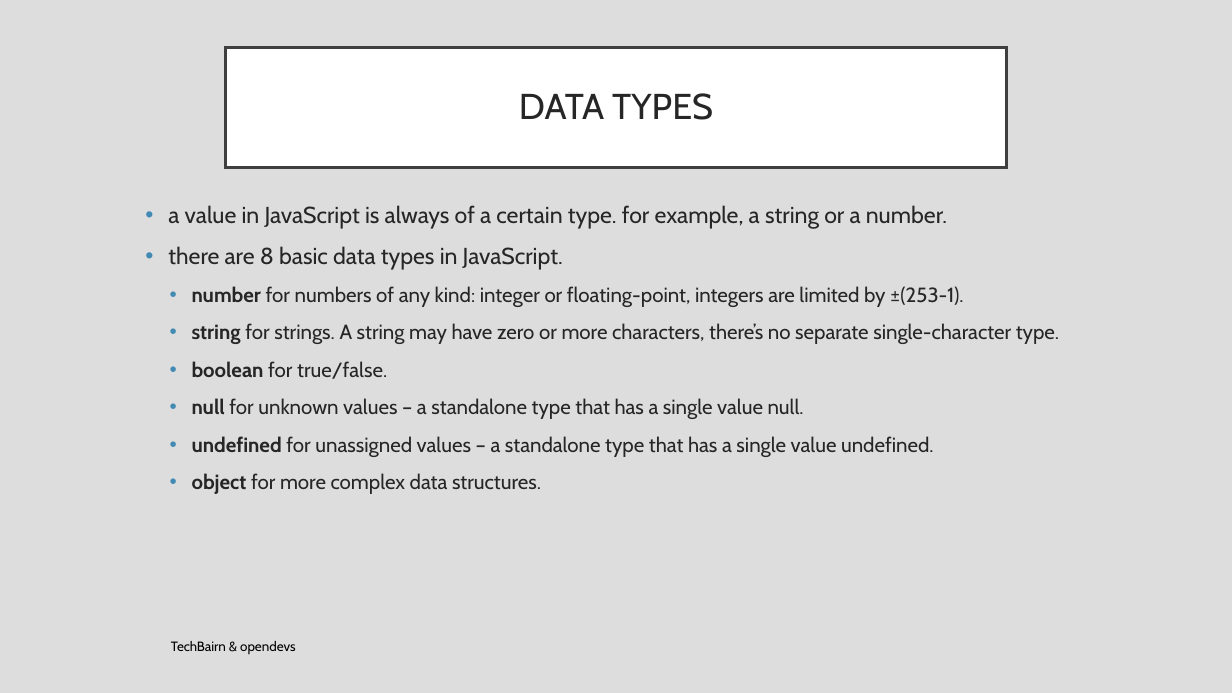
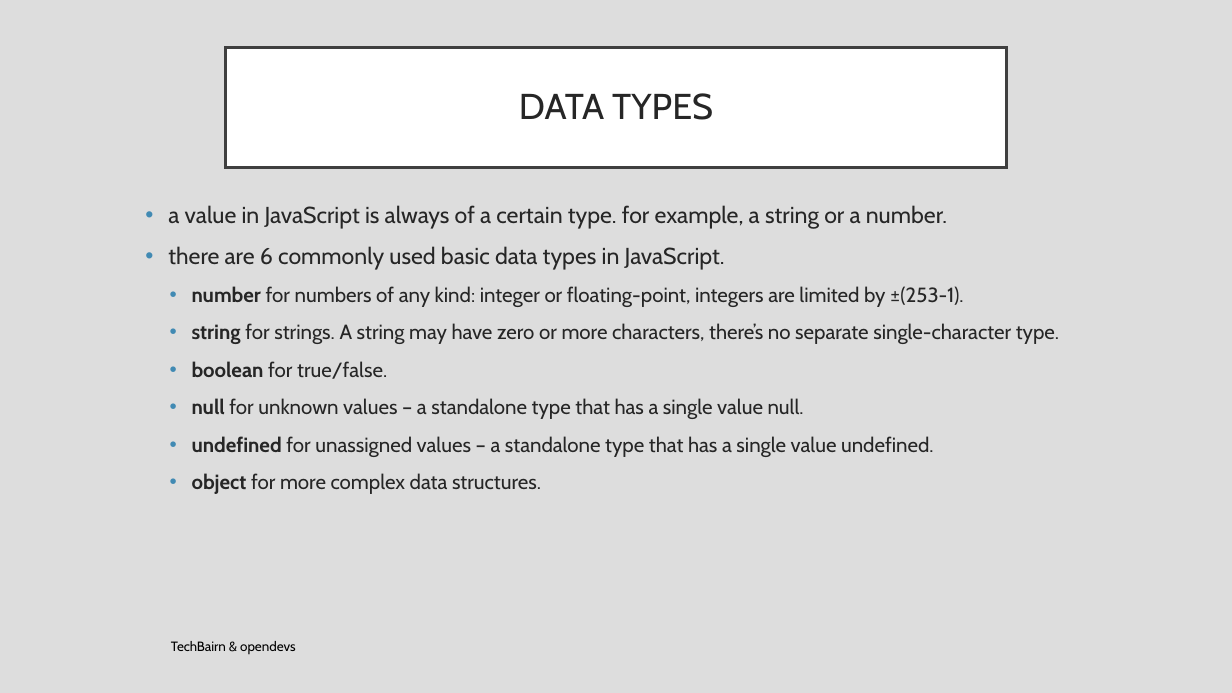
Before and after one commit to opendevs-org/webmonk-2, a slide deck: slide 8 of Course Day 4/Webmonk Course (day - 4).pptx. Drawn at 1232x693 pixels with LibreOffice and Linux fonts; fonts in the diff are those of the drawing. Boxes give left, top, right and bottom in pixels: in the first picture for what was removed or moved away, otherwise in the second. Text is boxed around its words. In the diff, an @@ line names an element or a change of style, - is before the commit and + after.

Commit message:
PPT updated

```diff
--- a/Course Day 4/Webmonk Course (day - 4).pptx
+++ b/Course Day 4/Webmonk Course (day - 4).pptx
@@ text at <box>168,246,725,270</box>: text changed @@
-• there are 8 basic data types in JavaScript.
+• there are 6 commonly used basic data types in JavaScript.
```
